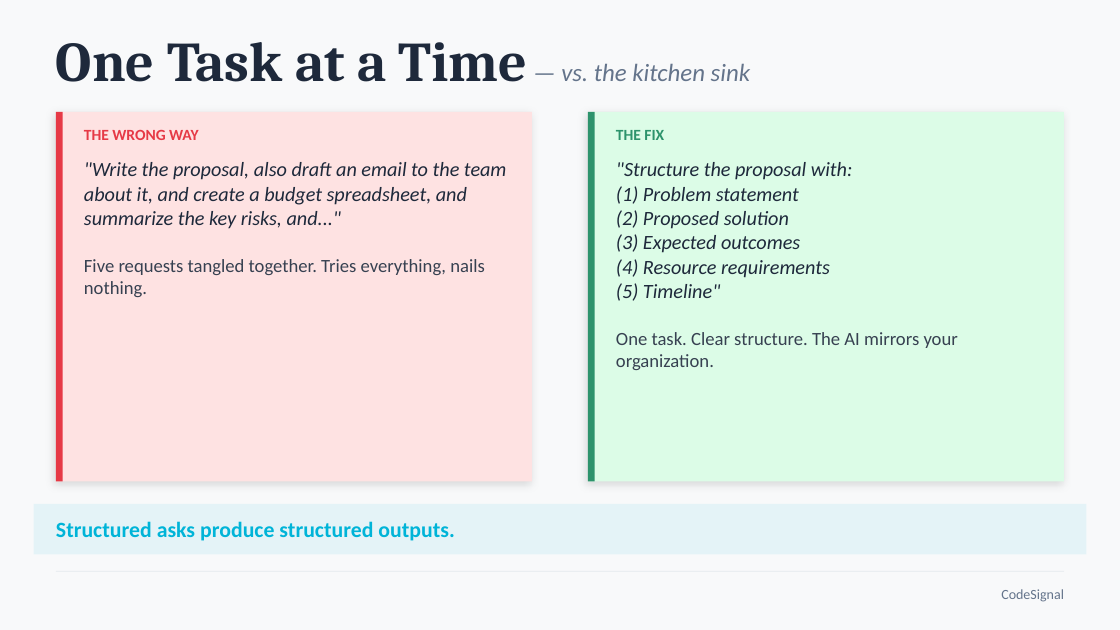
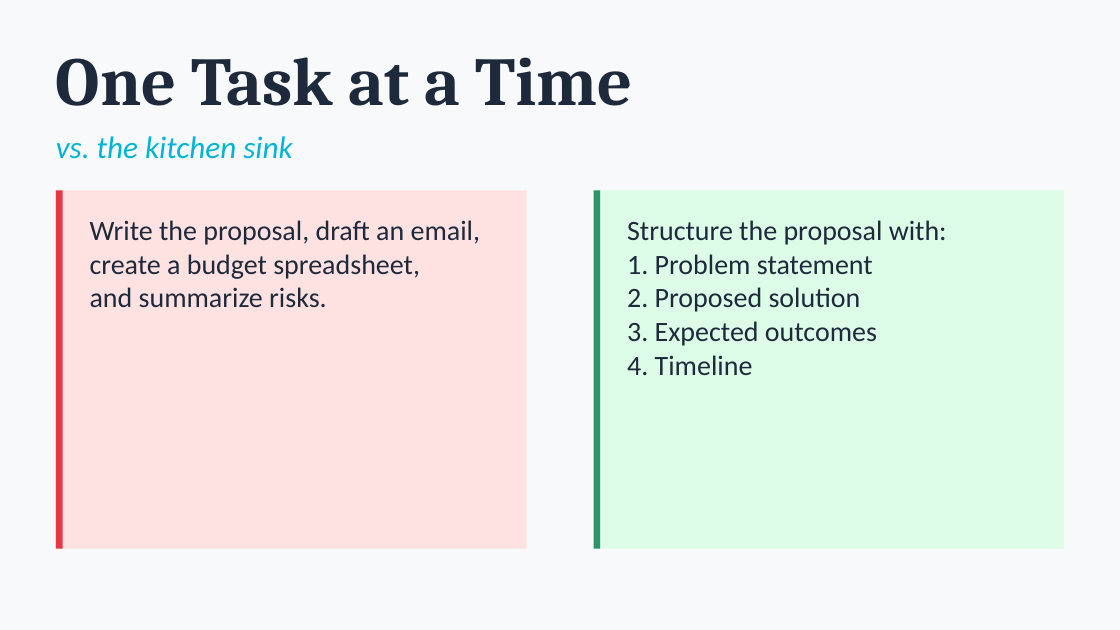
Before and after one commit to michaelengland/ai-best-practices, a slide deck: slide 27 of Getting-Agents-to-Give-Up-Their-Secrets.pptx (slide 20 before the commit). Drawn at 1120x630 pixels with LibreOffice and Linux fonts; fonts in the diff are those of the drawing. Boxes give left, top, right and bottom in pixels: in the first picture for what was removed or moved away, otherwise in the second. Text is boxed around its words. In the diff, an @@ line names an element or a change of style, - is before the commit and + after.

```diff
--- a/Getting-Agents-to-Give-Up-Their-Secrets.pptx
+++ b/Getting-Agents-to-Give-Up-Their-Secrets.pptx
@@ text at box(56, 57, 632, 106): text changed; size 16 to 44 pt; font Calibri to Cambria; text colour #64748B to #1E293B; bold on; italic off @@
-One Task at a Time — vs. the kitchen sink
+One Task at a Time
@@ text added at box(56, 136, 292, 159), 20 pt, text #00B4D8, italic @@
+vs. the kitchen sink
@@ text removed at box(84, 130, 199, 140) @@
-THE WRONG WAY
@@ text removed at box(616, 130, 664, 140) @@
-THE FIX
@@ rectangle: place and size @@
-rectangle at box(56, 112, 532, 482)
+rectangle at box(56, 190, 526, 549)
@@ rectangle at box(56, 190, 526, 549): shadow off @@
@@ rectangle: place and size @@
-rectangle at box(56, 112, 63, 482)
+rectangle at box(56, 190, 63, 549)
@@ rectangle at box(594, 190, 1064, 549): shadow off @@
@@ rectangle: place and size @@
-rectangle at box(588, 112, 1064, 482)
+rectangle at box(594, 190, 1064, 549)
@@ rectangle: place and size @@
-rectangle at box(588, 112, 595, 482)
+rectangle at box(594, 190, 600, 549)
@@ text at box(90, 220, 480, 308): text changed; size 13 to 18 pt; italic off @@
-"Write the proposal, also draft an email to the team about it, and create a budget spreadsheet, and summarize the key risks, and..."
-Five requests tangled together. Tries everything, nails nothing.
+Write the proposal, draft an email,
+create a budget spreadsheet,
+and summarize risks.
@@ text at box(627, 220, 947, 375): text changed; size 13 to 18 pt; italic off @@
-"Structure the proposal with:
-(1) Problem statement
-(2) Proposed solution
-(3) Expected outcomes
-(4) Resource requirements
-(5) Timeline"
-One task. Clear structure. The AI mirrors your organization.
+Structure the proposal with:
+1. Problem statement
+2. Proposed solution
+3. Expected outcomes
+4. Timeline
@@ rectangle removed at box(34, 504, 1086, 554) @@
@@ text removed at box(56, 521, 454, 541) @@
-Structured asks produce structured outputs.
@@ text removed at box(1001, 589, 1064, 602) @@
-CodeSignal
```
Also in this commit, not shown: 27 other slides changed, 42 slides added, 23 slides removed, 1 other file.
